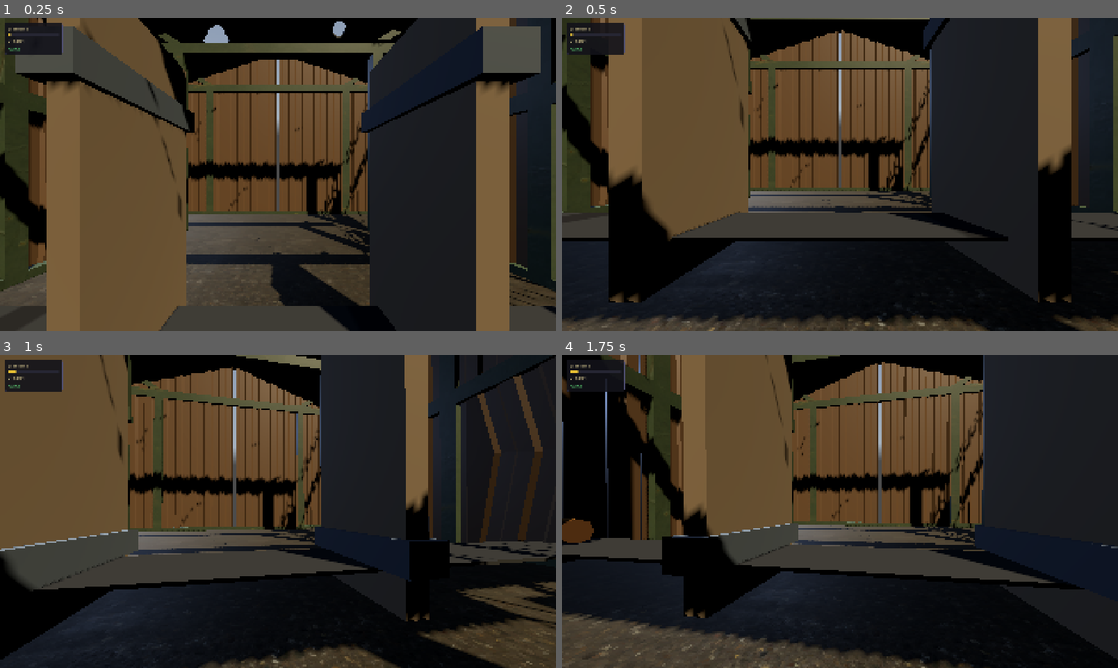
Above: before the commit, frames 1-4 (two rows, left to right).
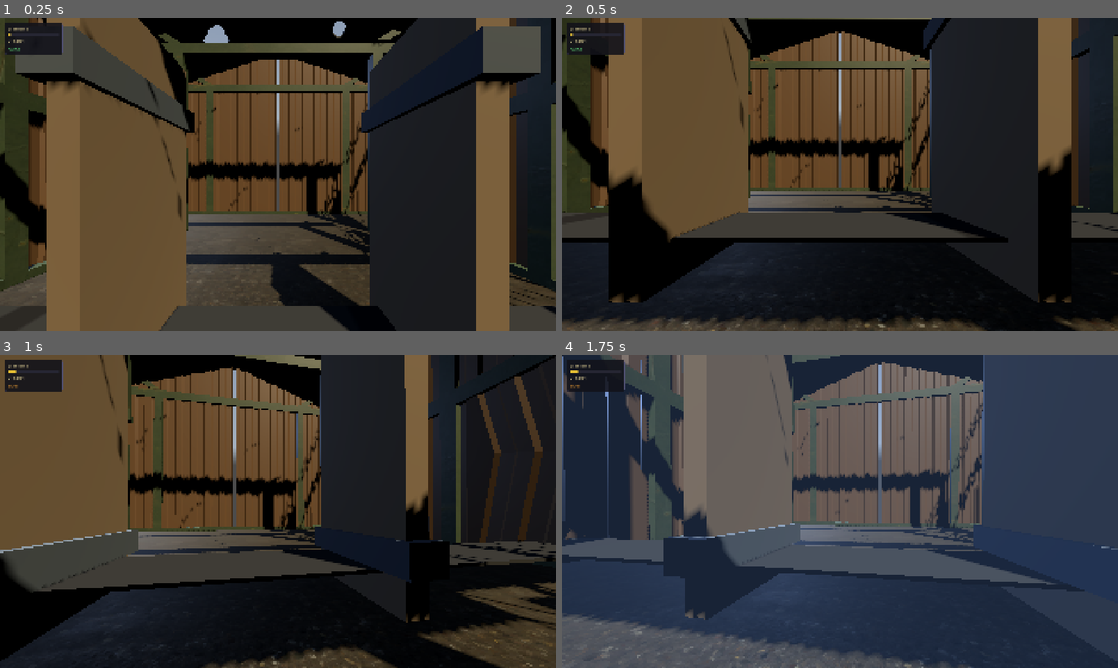
Above: after the commit, the same moments.

Repository: mateusalkimim/relativity-paradox-lab
Game: Godot game, scene res://scenes/main.tscn
Same seed, same stepped clock (60 frames per second), same inputs: the game is played once before the commit and once after it. A sky picture missing from this copy of the repository is replaced by a grey-blue gradient.
Inputs (mouse positions are in pixels of both pictures, inside the frame that each line leads up to):
- Up to frame 1 (0.25 s): no input
- Up to frame 2 (0.5 s): no input
- Up to frame 3 (1 s): move the mouse to (305, 511) at 0.52 s; hold E (speed_up) from 0.53 s (still down); hold Space (action_primary) from 0.53 s (still down); tap Q (switch_frame) at 0.8 s
- Up to frame 4 (1.75 s): keep holding E (speed_up); move the mouse to (812, 511) at 1.27 s; release Space (action_primary) at 1.28 s; tap Q (switch_frame) at 1.35 s; tap Space (action_primary) at 1.55 s

Frame 1 is identical in both runs. In frame 2, 1.0% of the frame differs, in the area x 0-100%, y 0-100%; in frame 3, 2.0%; in frame 4, 98%.

Commit message:
feat(frame): troca de referencial ALICE/BOB com contração de Lorentz animada
Implementa o coração do projeto (Semana 3 do roadmap):

- frame_controller.gd: aplica contração via escala anisotrópica conforme
  o referencial ativo; transição animada de 2s (cúbico, ease in/out) com
  tint azulado em pulso; movimento da tora (ALICE) ou do mundo (BOB)
- galpao.gd: grupo MovingWorld (galpão+guilhotinas+esteira) contraível
  como unidade; tora construída fora do grupo; chão colisor invisível
  fixo para o player no frame Bob
- esteira.gd: enxugada para UV scroll + input de velocidade (tora migrou)
- game_state.gd: velocidade bloqueada durante transição

A tora agora contrai 1/γ no frame de Alice em qualquer velocidade, e no
frame de Bob volta a L₀ enquanto galpão e guilhotinas contraem — o
paradoxo fica visível dos dois lados.

Co-Authored-By: Claude Opus 4.8 <noreply@anthropic.com>

Diff:
--- a/scripts/esteira.gd
+++ b/scripts/esteira.gd
@@ -17,20 +17,12 @@
 
 # 2. Exportadas
 
-# LOG_Y = belt top (0.5) + tora radius (0.25)
-const LOG_RESET_X: float = -9.0
-const LOG_EXIT_X: float = 9.0
-const LOG_Y: float = 0.75
-
 # Tune this in the Inspector while the game runs to visually match belt speed to tora.
 # 1.0 = theoretical. Adjust until stripes and tora appear to move at the same rate.
 @export var uv_scroll_visual_scale: float = 0.8
 
 # 6. Onready
 @onready var _correia: MeshInstance3D = $Correia
-
-# 4. Variáveis públicas
-var _tora: Tora
 
 # 5. Variáveis privadas
 var _mat: StandardMaterial3D
@@ -48,11 +40,12 @@
 	# the stripe was visible only in the first 2 world-units of the 20u belt.
 	_mat.albedo_texture = _create_stripe_texture()
 	_correia.set_surface_override_material(0, _mat)
-	_build_tora()
 
 func _process(delta: float) -> void:
+	# O scroll roda nos dois referenciais: em ALICE a superfície acompanha a
+	# tora; em BOB a estrutura recua a -v enquanto a superfície avança a +v
+	# relativa a ela — saldo visual: superfície em repouso com a tora. Correto.
 	_scroll_belt(delta)
-	_move_tora(delta)
 
 func _unhandled_input(event: InputEvent) -> void:
 	if event.is_action_pressed("speed_up"):
@@ -60,19 +53,7 @@
 	elif event.is_action_pressed("speed_down"):
 		GameState.decrease_speed()
 
-# 8. Funções públicas
-
-func get_tora() -> Tora:
-	return _tora
-
 # 9. Funções privadas
-
-func _build_tora() -> void:
-	var packed: PackedScene = load("res://scenes/world/tora.tscn")
-	_tora = packed.instantiate() as Tora
-	_tora.name = "Tora"
-	_tora.position = Vector3(LOG_RESET_X, LOG_Y, 0.0)
-	add_child(_tora)
 
 func _scroll_belt(delta: float) -> void:
 	if _mat == null:
@@ -100,10 +81,3 @@
 		for y in 4:
 			img.set_pixel(x, y, color)
 	return ImageTexture.create_from_image(img)
-
-func _move_tora(delta: float) -> void:
-	if _tora == null:
-		return
-	_tora.position.x += GameState.belt_beta * VISUAL_C * delta
-	if _tora.position.x > LOG_EXIT_X:
-		_tora.position.x = LOG_RESET_X
--- /dev/null
+++ b/scripts/frame_controller.gd
@@ -0,0 +1,120 @@
+# SPDX-License-Identifier: GPL-3.0-or-later
+# Copyright (C) 2026 Mateus Alkimim
+extends Node
+class_name FrameController
+
+# Coração do projeto (README §7.1-7.2, §10.6): aplica a contração de Lorentz
+# conforme o referencial ativo e anima a transição ALICE ⇄ BOB.
+#
+# ALICE (repouso do galpão): tora contraída (scale.x = 1/γ), mundo normal, tora se move.
+# BOB (repouso da tora): tora em L₀, mundo contraído (scale.x = 1/γ), mundo se move.
+#
+# "Mundo" = MovingWorld (galpão + guilhotinas + esteira), montado por galpao.gd.
+# A tora vive FORA desse grupo justamente para não herdar a escala do mundo.
+
+# 1. Constantes
+const TRANSITION_DURATION: float = 2.0
+# Faixa de viagem relativa tora↔mundo — mesmos limites da esteira de 20u
+const LOG_RESET_X: float = -9.0
+const LOG_EXIT_X: float = 9.0
+# Pico de opacidade do tint azulado durante a transição (efeito sutil, README Semana 3)
+const TINT_PEAK_ALPHA: float = 0.22
+const TINT_COLOR: Color = Color(0.45, 0.65, 1.0)
+
+# 5. Variáveis privadas
+var _world: Node3D
+var _tora: Tora
+var _guillotine_left: Guillotine
+var _guillotine_right: Guillotine
+var _tint: ColorRect
+
+# 7. Funções built-in
+
+func _ready() -> void:
+	GameState.frame_changed.connect(_on_frame_changed)
+	GameState.velocity_changed.connect(_on_velocity_changed)
+	_build_transition_tint()
+	_apply_instant_state()
+
+func _process(delta: float) -> void:
+	# Movimento congelado durante a transição: a "reconfiguração do mundo"
+	# fica legível para a audiência (teatro > simulação, README §10.4)
+	if GameState.is_transitioning:
+		return
+	var step := GameState.belt_beta * Esteira.VISUAL_C * delta
+	if GameState.current_frame == GameState.Frame.ALICE:
+		_tora.position.x += step
+		if _tora.position.x > LOG_EXIT_X:
+			_tora.position.x = LOG_RESET_X
+	else:
+		# No referencial de Bob a tora está em repouso; é o mundo que passa por ela
+		_world.position.x -= step
+		if _tora.position.x - _world.position.x > LOG_EXIT_X:
+			_world.position.x = _tora.position.x - LOG_RESET_X
+
+func _unhandled_input(event: InputEvent) -> void:
+	if event.is_action_pressed("switch_frame"):
+		GameState.toggle_frame()
+	elif event.is_action_pressed("action_primary"):
+		_drop_guillotines()
+
+# 8. Funções públicas
+
+# Chamado por galpao.gd antes de add_child — injeta as referências da cena
+func setup(world: Node3D, tora: Tora, guillotine_left: Guillotine, guillotine_right: Guillotine) -> void:
+	_world = world
+	_tora = tora
+	_guillotine_left = guillotine_left
+	_guillotine_right = guillotine_right
+
+# 9. Funções privadas
+
+func _drop_guillotines() -> void:
+	if GameState.is_transitioning:
+		return
+	# Em ALICE as guilhotinas descem simultaneamente (Bloco B adiciona o
+	# offset de simultaneidade Δt' = γ·L₀·v/c² no referencial de Bob)
+	_guillotine_left.drop()
+	_guillotine_right.drop()
+
+func _on_frame_changed(new_frame: GameState.Frame) -> void:
+	GameState.is_transitioning = true
+	var inv_gamma := 1.0 / GameState.get_gamma()
+	var is_bob := new_frame == GameState.Frame.BOB
+	var tora_target := 1.0 if is_bob else inv_gamma
+	var world_target := inv_gamma if is_bob else 1.0
+
+	var tween := create_tween().set_parallel(true) \
+		.set_trans(Tween.TRANS_CUBIC).set_ease(Tween.EASE_IN_OUT)
+	tween.tween_property(_tora, "scale:x", tora_target, TRANSITION_DURATION)
+	tween.tween_property(_world, "scale:x", world_target, TRANSITION_DURATION)
+	tween.tween_method(_set_tint_progress, 0.0, 1.0, TRANSITION_DURATION)
+	tween.chain().tween_callback(func() -> void: GameState.is_transitioning = false)
+
+func _on_velocity_changed(_beta: float) -> void:
+	# Velocidade só muda fora de transição (GameState bloqueia); aplica direto
+	_apply_instant_state()
+
+func _apply_instant_state() -> void:
+	if GameState.current_frame == GameState.Frame.ALICE:
+		_tora.set_lorentz_scale(GameState.get_gamma())
+		_world.scale.x = 1.0
+	else:
+		_tora.reset_lorentz_scale()
+		_world.scale.x = 1.0 / GameState.get_gamma()
+
+# Pulso de tint: sobe e desce em seno — alpha 0 nas pontas, pico no meio da transição
+func _set_tint_progress(t: float) -> void:
+	_tint.modulate.a = sin(t * PI) * TINT_PEAK_ALPHA
+
+func _build_transition_tint() -> void:
+	var layer := CanvasLayer.new()
+	layer.name = "TransitionTint"
+	layer.layer = 5
+	_tint = ColorRect.new()
+	_tint.color = TINT_COLOR
+	_tint.modulate.a = 0.0
+	_tint.mouse_filter = Control.MOUSE_FILTER_IGNORE
+	_tint.set_anchors_preset(Control.PRESET_FULL_RECT)
+	layer.add_child(_tint)
+	add_child(layer)
--- a/scripts/galpao.gd
+++ b/scripts/galpao.gd
@@ -7,22 +7,60 @@
 const GALPAO_HEIGHT: float = 5.0
 const GUILLOTINE_SEPARATION: float = 4.0
 
+const LOG_RESET_X: float = -9.0
+const LOG_Y: float = 0.75
+
 var _guillotine_left: Guillotine
 var _guillotine_right: Guillotine
 var _esteira: Esteira
+var _tora: Tora
+# Grupo escalado/movido pelo FrameController no referencial de Bob.
+# Tudo que está em repouso no referencial de Alice (galpão, guilhotinas,
+# esteira) vai aqui dentro; tora, skydome, luzes e HUD ficam fora.
+var _world: Node3D
 
 func _ready() -> void:
 	_build_skydome()
+	_build_world_group()
 	_build_galpao_mesh()
 	_build_esteira()
 	_build_guillotines()
+	_build_tora()
+	_build_ground()
 	_setup_lighting()
 	_build_hud()
+	_build_frame_controller()
 
-func _unhandled_input(event: InputEvent) -> void:
-	if event.is_action_pressed("action_primary"):
-		_guillotine_left.drop()
-		_guillotine_right.drop()
+func _build_world_group() -> void:
+	_world = Node3D.new()
+	_world.name = "MovingWorld"
+	add_child(_world)
+
+func _build_tora() -> void:
+	# Fora do MovingWorld: a tora não herda a contração do mundo no frame Bob
+	_tora = load("res://scenes/world/tora.tscn").instantiate() as Tora
+	_tora.name = "Tora"
+	_tora.position = Vector3(LOG_RESET_X, LOG_Y, 0.0)
+	add_child(_tora)
+
+func _build_ground() -> void:
+	# Colisor invisível fixo: sustenta o player quando o galpão (e seu chão
+	# trimesh) desliza para trás no referencial de Bob
+	var body := StaticBody3D.new()
+	body.name = "GroundCollider"
+	body.position = Vector3(0.0, -0.1, 0.0)
+	var col := CollisionShape3D.new()
+	var shape := BoxShape3D.new()
+	shape.size = Vector3(80.0, 0.2, 80.0)
+	col.shape = shape
+	body.add_child(col)
+	add_child(body)
+
+func _build_frame_controller() -> void:
+	var fc := FrameController.new()
+	fc.name = "FrameController"
+	fc.setup(_world, _tora, _guillotine_left, _guillotine_right)
+	add_child(fc)
 
 func _build_structure() -> void:
 	_add_static_box("Floor",    Vector3(0, 0, 0),                                   Vector3(GALPAO_LENGTH, 0.2,  GALPAO_WIDTH), Color(0.612, 0.455, 0.259))
@@ -41,7 +79,7 @@
 	mesh_node.name = "GalpaoMesh"
 	mesh_node.scale = Vector3(0.25, 0.25, 0.25)
 	mesh_node.position = Vector3(0.0, -0.44, -3.0)
-	add_child(mesh_node)
+	_world.add_child(mesh_node)
 	_add_trimesh_collision(mesh_node)
 
 func _add_trimesh_collision(node: Node) -> void:
@@ -82,7 +120,7 @@
 func _build_esteira() -> void:
 	_esteira = load("res://scenes/world/esteira.tscn").instantiate() as Esteira
 	_esteira.name = "EsteiraNode"
-	add_child(_esteira)
+	_world.add_child(_esteira)
 
 func _build_guillotines() -> void:
 	var half_sep := GUILLOTINE_SEPARATION * 0.5
@@ -90,12 +128,12 @@
 	_guillotine_left = Guillotine.new()
 	_guillotine_left.name = "GuillotineLeft"
 	_guillotine_left.position.x = -half_sep
-	add_child(_guillotine_left)
+	_world.add_child(_guillotine_left)
 
 	_guillotine_right = Guillotine.new()
 	_guillotine_right.name = "GuillotineRight"
 	_guillotine_right.position.x = half_sep
-	add_child(_guillotine_right)
+	_world.add_child(_guillotine_right)
 
 func _setup_lighting() -> void:
 	var sun := DirectionalLight3D.new()
@@ -136,4 +174,5 @@
 	col.shape = shape
 	body.add_child(col)
 
-	add_child(body)
+	# Fallback procedural faz parte da estrutura do galpão → MovingWorld
+	_world.add_child(body)
--- a/scripts/game_state.gd
+++ b/scripts/game_state.gd
@@ -24,10 +24,14 @@
 	frame_changed.emit(current_frame)
 
 func increase_speed() -> void:
+	if is_transitioning:
+		return
 	belt_beta = minf(belt_beta + BELT_BETA_STEP, BELT_BETA_MAX)
 	velocity_changed.emit(belt_beta)
 
 func decrease_speed() -> void:
+	if is_transitioning:
+		return
 	belt_beta = maxf(belt_beta - BELT_BETA_STEP, BELT_BETA_MIN)
 	velocity_changed.emit(belt_beta)
 
Not shown, changed: README.md
